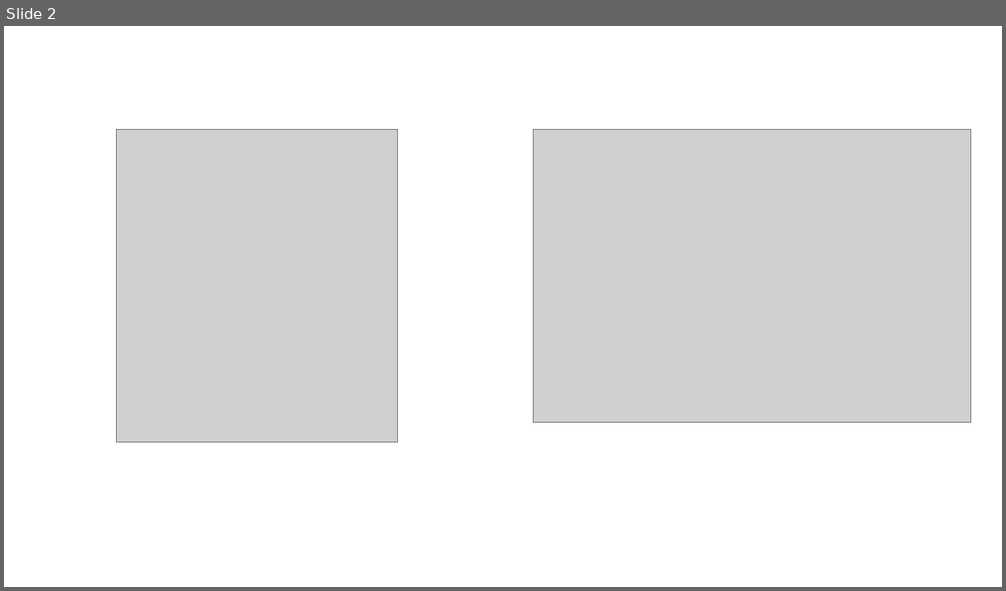
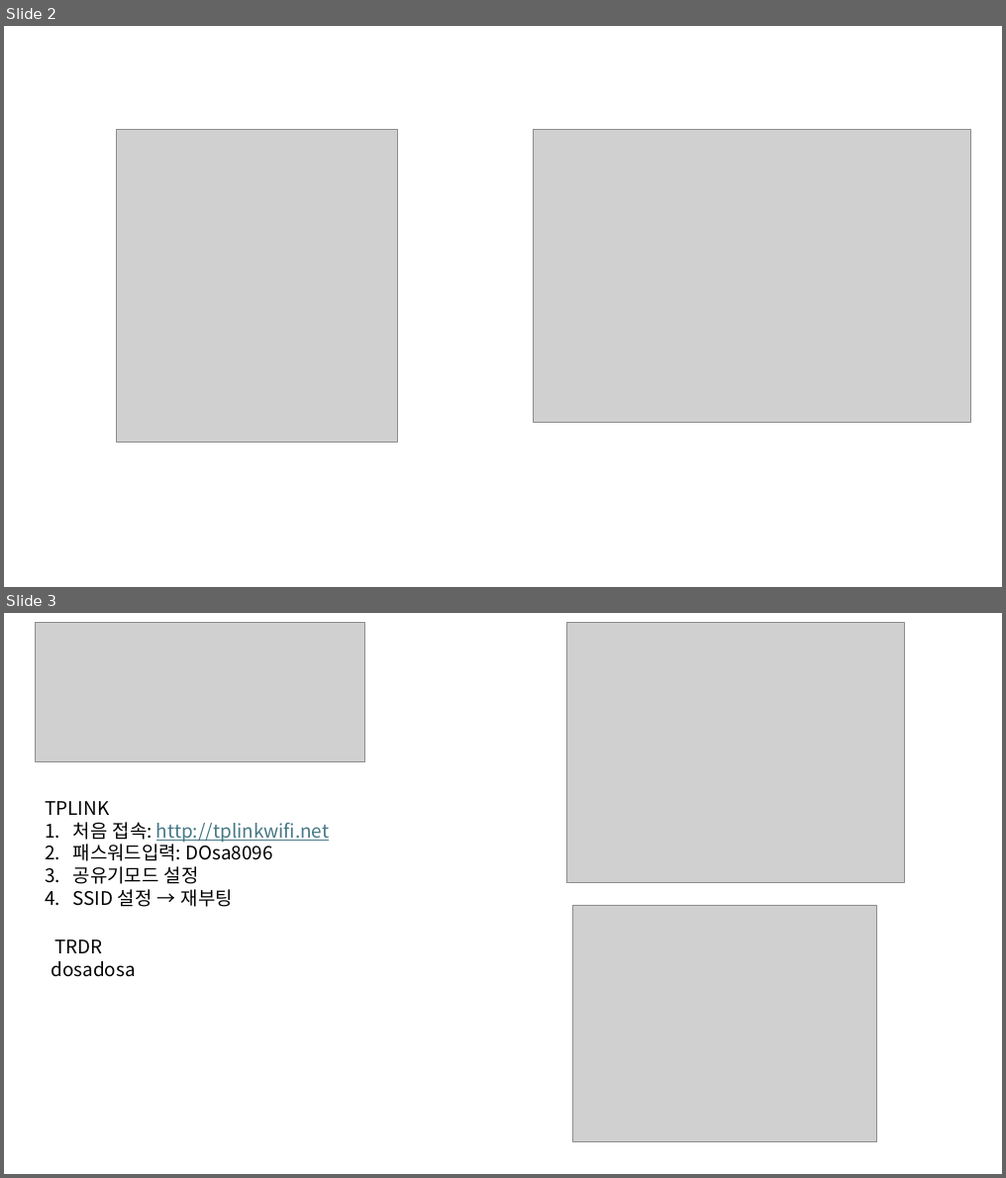
Before and after one commit to whlee99/Rader, a slide deck: doc/정리.pptx. Shown one above the other, each under a label of ours: slide 2 before the commit, slides 2 and 3 after it. The pictures are 1006x591 and 1006x1178 pixels, drawn with LibreOffice and Linux fonts; fonts in the diff are those of the drawing; grey boxes stand for pictures. Boxes give left, top, right and bottom in pixels: in the first picture for what was removed or moved away, otherwise in the second. Text is boxed around its words. In the diff, an @@ line names an element or a change of style, - is before the commit and + after.

```diff
--- a/doc/정리.pptx
+++ b/doc/정리.pptx
@@ slide 3 added at box(4, 613, 1002, 1174), background #FFFFFF @@
@@ picture added at box(35, 622, 364, 761) @@
@@ picture added at box(567, 622, 904, 881) @@
@@ text added at box(45, 801, 329, 907), 18 pt, text #000000 @@
+TPLINK
+1. 처음 접속: http://tplinkwifi.net
+2. 패스워드입력: DOsa8096
+3. 공유기모드 설정
+4. SSID 설정 → 재부팅
@@ picture added at box(573, 905, 876, 1143) @@
@@ text added at box(51, 940, 135, 977), 18 pt, text #000000 @@
+TRDR
+dosadosa
```
Also in this commit, not shown: 1 slide removed, 18 other files.
